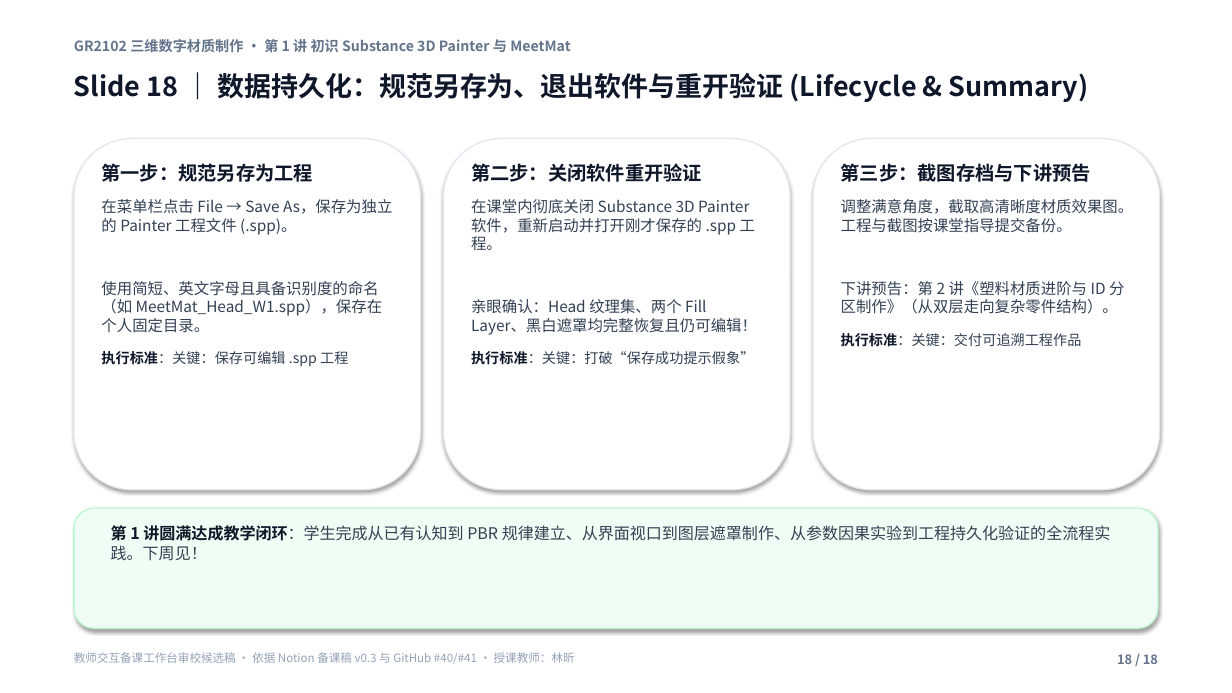
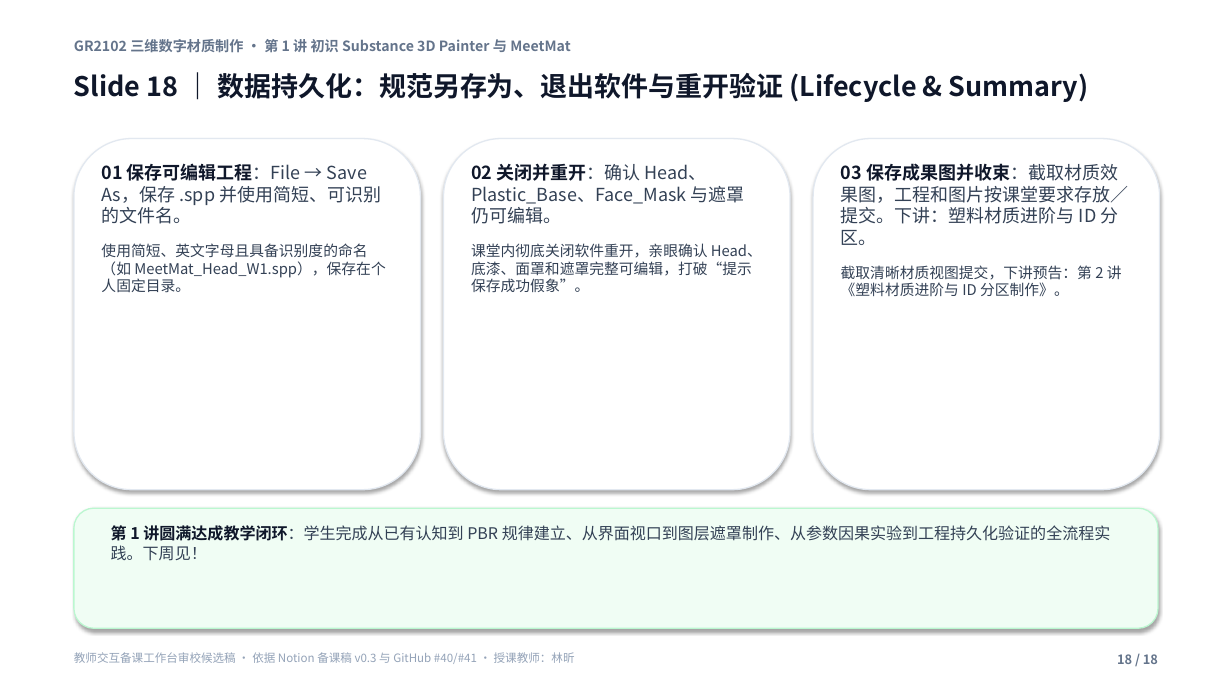
Before and after one commit to carllx/corso-pbr-materials, a slide deck: slide 18 of W1_MeetMat_18slides_teacher_review.pptx. Drawn at 1232x693 pixels with LibreOffice and Linux fonts; fonts in the diff are those of the drawing. Boxes give left, top, right and bottom in pixels: in the first picture for what was removed or moved away, otherwise in the second. Text is boxed around its words. In the diff, an @@ line names an element or a change of style, - is before the commit and + after.

```diff
--- a/W1_MeetMat_18slides_teacher_review.pptx
+++ b/W1_MeetMat_18slides_teacher_review.pptx
@@ text at [101,163,385,293]: text changed; size 12 to 11.5 pt @@
-第一步：规范另存为工程
-在菜单栏点击 File → Save As，保存为独立的 Painter 工程文件 (.spp)。
-使用简短、英文字母且具备识别度的命名（如 MeetMat_Head_W1.spp），保存在个人固定目录。
-执行标准：关键：保存可编辑 .spp 工程
+01 保存可编辑工程：File → Save As，保存 .spp 并使用简短、可识别的文件名。
+使用简短、英文字母且具备识别度的命名（如 MeetMat_Head_W1.spp），保存在个人固定目录。
@@ text at [471,163,762,292]: text changed; size 12 to 11.5 pt @@
-第二步：关闭软件重开验证
-在课堂内彻底关闭 Substance 3D Painter 软件，重新启动并打开刚才保存的 .spp 工程。
-亲眼确认：Head 纹理集、两个 Fill Layer、黑白遮罩均完整恢复且仍可编辑！
-执行标准：关键：打破“保存成功提示假象”
+02 关闭并重开：确认 Head、Plastic_Base、Face_Mask 与遮罩仍可编辑。
+课堂内彻底关闭软件重开，亲眼确认 Head、底漆、面罩和遮罩完整可编辑，打破“提示保存成功假象”。
@@ text at [841,163,1129,296]: text changed; size 12 to 14 pt @@
-第三步：截图存档与下讲预告
-调整满意角度，截取高清晰度材质效果图。工程与截图按课堂指导提交备份。
-下讲预告：第 2 讲《塑料材质进阶与 ID 分区制作》（从双层走向复杂零件结构）。
-执行标准：关键：交付可追溯工程作品
+03 保存成果图并收束：截取材质效果图，工程和图片按课堂要求存放／提交。下讲：塑料材质进阶与 ID 分区。
+截取清晰材质视图提交，下讲预告：第 2 讲《塑料材质进阶与 ID 分区制作》。
```
Also in this commit, not shown: 17 other slides changed, 5 other files.
